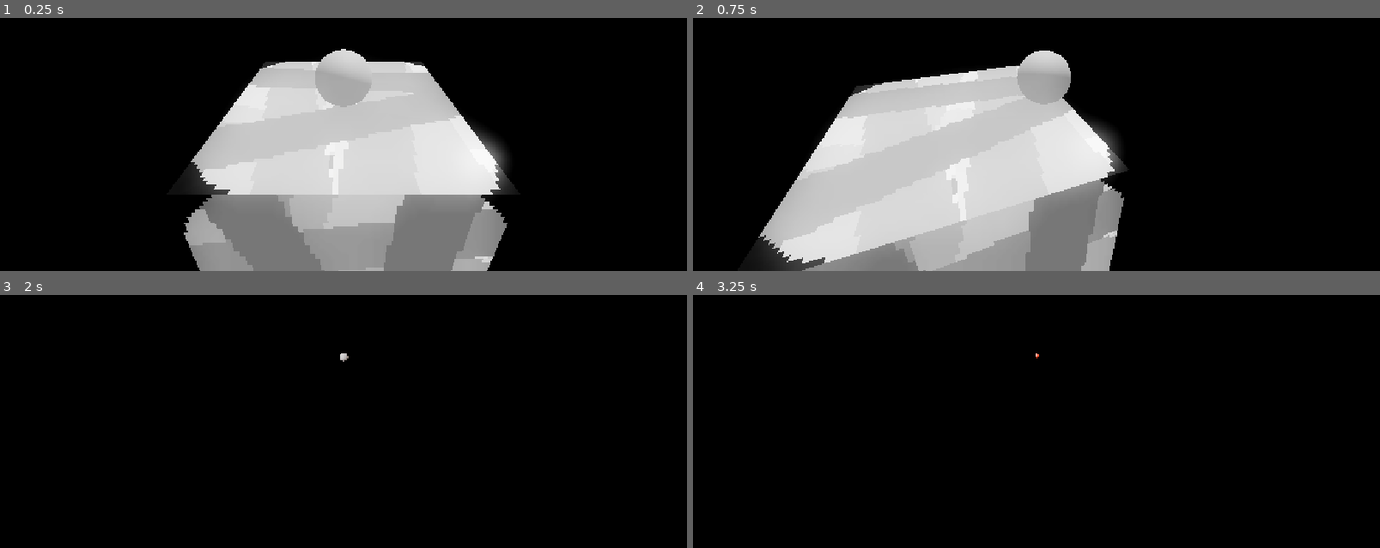
Above: before the commit, frames 1-4 (two rows, left to right).
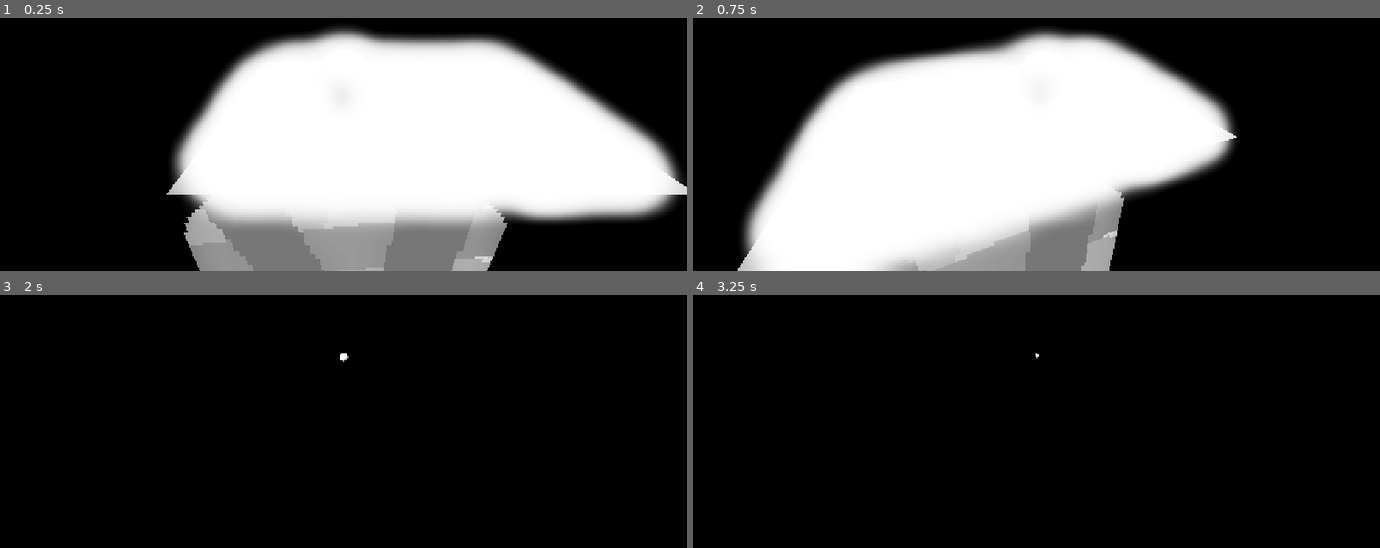
Above: after the commit, the same moments.

Repository: officialErnests/trih-3azel
Game: Godot game, scene res://Scenes/game.tscn
Same seed, same stepped clock (60 frames per second), same inputs: the game is played once before the commit and once after it.
Inputs:
- Up to frame 1 (0.25 s): no input
- Up to frame 2 (0.75 s): tap Enter at 0.5 s; hold D (Right) from 0.53 s (still down); tap W (Foward) at 0.6 s
- Up to frame 3 (2 s): tap Space (Jump) at 0.77, 1.52 s; release D (Right) at 1.28 s; hold S (Backward) from 1.28 s (still down); tap W (Foward) at 1.35 s
- Up to frame 4 (3.25 s): tap Space (Jump) at 2, 3.02 s; release S (Backward) at 2.03 s; hold D (Right) from 2.03 s (still down); tap W (Foward) at 2.1, 2.85 s; tap Enter at 2.75 s

The runs differ from the first frame. In frame 1, 44% of the frame differs, in the area x 24-100%, y 3-83%; in frame 2, 44%, in the area x 6-80%, y 4-100%; in frame 3, less than 0.1%; in frame 4, less than 0.1%.
Error before the commit: Invalid call. Nonexistent function 'create_trimesh_collision' in base 'ArrayMesh'. (res://Scripts/floor_generation.gd:44)

Commit message:
Well square is a square XD

Diff:
--- a/Scenes/word_gen.tscn
+++ b/Scenes/word_gen.tscn
@@ -1,11 +1,42 @@
-[gd_scene load_steps=3 format=3 uid="uid://b810pw1blmn73"]
+[gd_scene load_steps=8 format=3 uid="uid://b810pw1blmn73"]
 
+[ext_resource type="Texture2D" uid="uid://e3wjlbgepue2" path="res://Assets/Tile_1/BG.png" id="1_1kxx8"]
 [ext_resource type="Script" uid="uid://d3fcoxrwpa82p" path="res://Scripts/floor_generation.gd" id="1_8q0hw"]
+
+[sub_resource type="ProceduralSkyMaterial" id="ProceduralSkyMaterial_8q0hw"]
+sky_top_color = Color(0.5372549, 0.60784316, 0.9137255, 1)
+sky_horizon_color = Color(1.2933929, 1.3286871, 1.4816282, 1)
+ground_bottom_color = Color(0.5372549, 0.60784316, 0.9137255, 1)
+ground_horizon_color = Color(1.2933929, 1.3286871, 1.4816282, 1)
+
+[sub_resource type="Sky" id="Sky_1kxx8"]
+sky_material = SubResource("ProceduralSkyMaterial_8q0hw")
+
+[sub_resource type="Environment" id="Environment_4he8f"]
+background_mode = 2
+sky = SubResource("Sky_1kxx8")
+tonemap_mode = 2
+glow_enabled = true
+
+[sub_resource type="StandardMaterial3D" id="StandardMaterial3D_4he8f"]
+albedo_texture = ExtResource("1_1kxx8")
+texture_filter = 0
 
 [sub_resource type="ArrayMesh" id="ArrayMesh_8q0hw"]
 
 [node name="WORD_GEN" type="Node3D"]
 
+[node name="DirectionalLight3D" type="DirectionalLight3D" parent="."]
+transform = Transform3D(-0.8660254, -0.43301278, 0.25, 0, 0.49999997, 0.86602545, -0.50000006, 0.75, -0.43301266, 0, 0, 0)
+shadow_enabled = true
+
+[node name="WorldEnvironment" type="WorldEnvironment" parent="."]
+environment = SubResource("Environment_4he8f")
+
 [node name="Floor" type="MeshInstance3D" parent="."]
+material_override = SubResource("StandardMaterial3D_4he8f")
 mesh = SubResource("ArrayMesh_8q0hw")
 script = ExtResource("1_8q0hw")
+
+[node name="Camera3D" type="Camera3D" parent="."]
+transform = Transform3D(1, 0, 0, 0, 0.95073783, 0.30999616, 0, -0.30999616, 0.95073783, 0, 1.6983718, 3.0992286)
--- a/Scripts/floor_generation.gd
+++ b/Scripts/floor_generation.gd
@@ -15,33 +15,11 @@
 	var normals = PackedVector3Array()
 	var indices = PackedInt32Array()
 
-	var thisrow = 0
-	var prevrow = 0
-	var point = 0
+	_add_quad(Transform3D(
+		Basis.looking_at(Vector3.UP, Vector3.BACK) * 2,
+		Vector3(1, 0, 0)
+	), verts, uvs, normals, indices)
 
-	# Loop over rings.
-	for i in range(floor_size + 1):
-		for j in range(floor_size + 1):
-			var vert = Vector3(i, 0, j)
-			verts.append(vert)
-			normals.append(vert.normalized())
-			uvs.append(Vector2(1, 1))
-			point += 1
-
-			# Create triangles in ring using indices.
-			if i > 0 and j > 0:
-				indices.append(prevrow + j - 1)
-				indices.append(prevrow + j)
-				indices.append(thisrow + j - 1)
-
-				indices.append(prevrow + j)
-				indices.append(thisrow + j)
-				indices.append(thisrow + j - 1)
-
-		prevrow = thisrow
-		thisrow = point
-
-	mesh.create_trimesh_collision()
 	# Assign arrays to surface array.
 	surface_array[Mesh.ARRAY_VERTEX] = verts
 	surface_array[Mesh.ARRAY_TEX_UV] = uvs
@@ -51,3 +29,37 @@
 	# Create mesh surface from mesh array.
 	# No blendshapes, lods, or compression used.
 	mesh.add_surface_from_arrays(Mesh.PRIMITIVE_TRIANGLES, surface_array)
+
+#https://gamedev.net/blogs/entry/2277691-procedural-geometry-in-godot/
+func _add_quad(xform: Transform3D, verts: PackedVector3Array, uvs: PackedVector2Array, normals: PackedVector3Array, triangles: PackedInt32Array) -> void:
+	var index := verts.size()
+
+	# corners before transforming
+	var vert1 := Vector3(-.5, -.5, 0)
+	var vert2 := Vector3(-.5, .5, 0)
+	var vert3 := Vector3(.5, .5, 0)
+	var vert4 := Vector3(.5, -.5, 0)
+
+	verts.append(xform * vert1)
+	verts.append(xform * vert2)
+	verts.append(xform * vert3)
+	verts.append(xform * vert4)
+
+	uvs.append(Vector2(1, 0))
+	uvs.append(Vector2(1, 1))
+	uvs.append(Vector2(0, 1))
+	uvs.append(Vector2(0, 0))
+
+	var normal := xform * Vector3.FORWARD;
+	normals.append(normal)
+	normals.append(normal)
+	normals.append(normal)
+	normals.append(normal)
+
+	triangles.append(index + 2)
+	triangles.append(index + 1)
+	triangles.append(index)
+
+	triangles.append(index + 3)
+	triangles.append(index + 2)
+	triangles.append(index)
